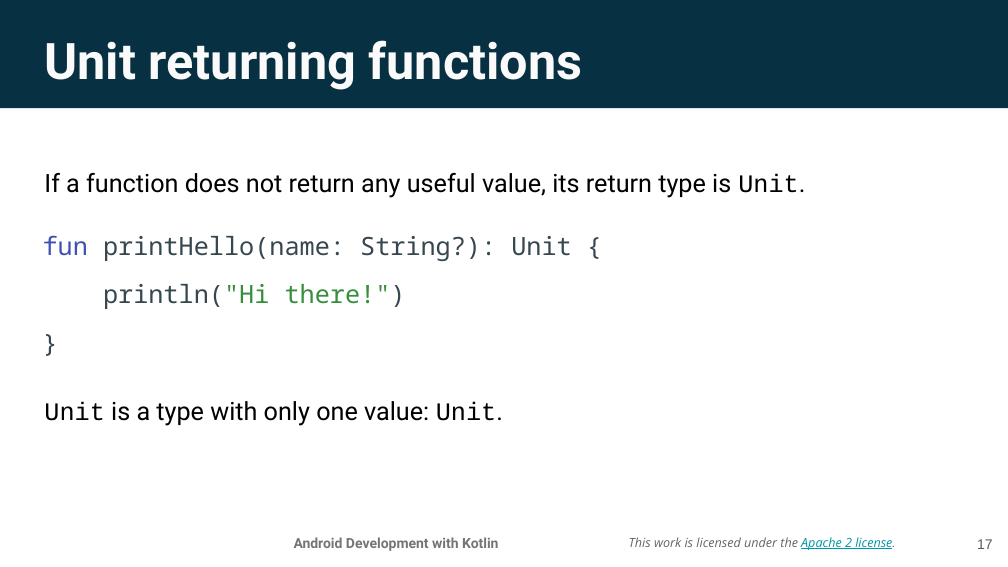
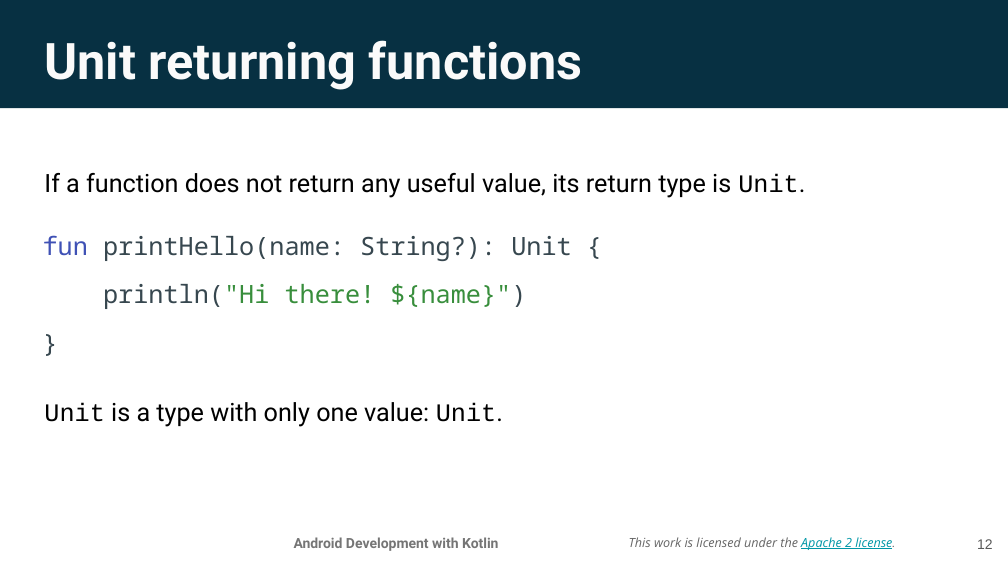
Before and after one commit to aadityaguptaa/Android-Bootcamp-PSNA, a slide deck: slide 12 of Day-0/Lesson 2_ Functions.pptx (slide 17 before the commit). Drawn at 1008x567 pixels with LibreOffice and Linux fonts; fonts in the diff are those of the drawing; background and template pictures are left out. Boxes give left, top, right and bottom in pixels: in the first picture for what was removed or moved away, otherwise in the second. Text is boxed around its words. In the diff, an @@ line names an element or a change of style, - is before the commit and + after.

```diff
--- a/Day-0/Lesson 2_ Functions.pptx
+++ b/Day-0/Lesson 2_ Functions.pptx
@@ text at [103,284,526,309]: text changed @@
-println("Hi there!")
+println("Hi there! ${name}")
@@ page number at [977,539,993,549]: text changed @@
-17
+12
```
Also in this commit, not shown: 3 other slides changed, 5 slides removed.
